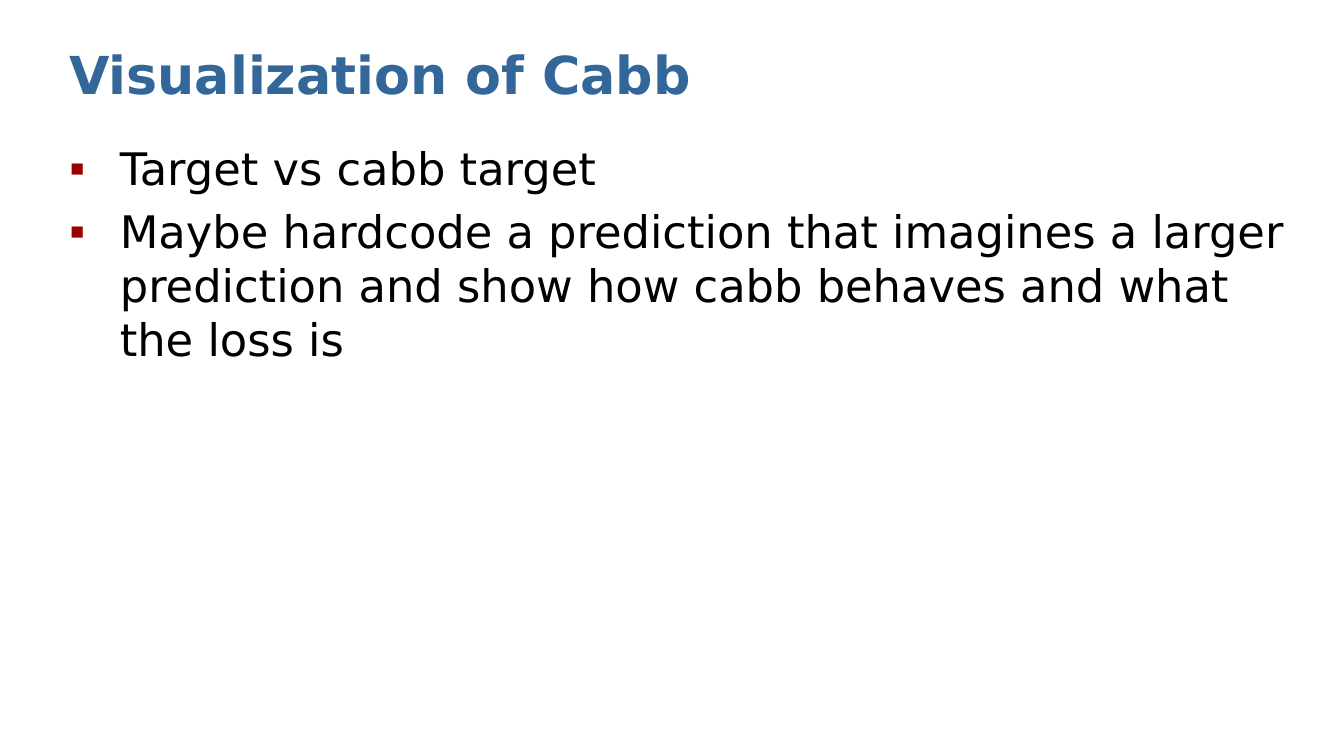
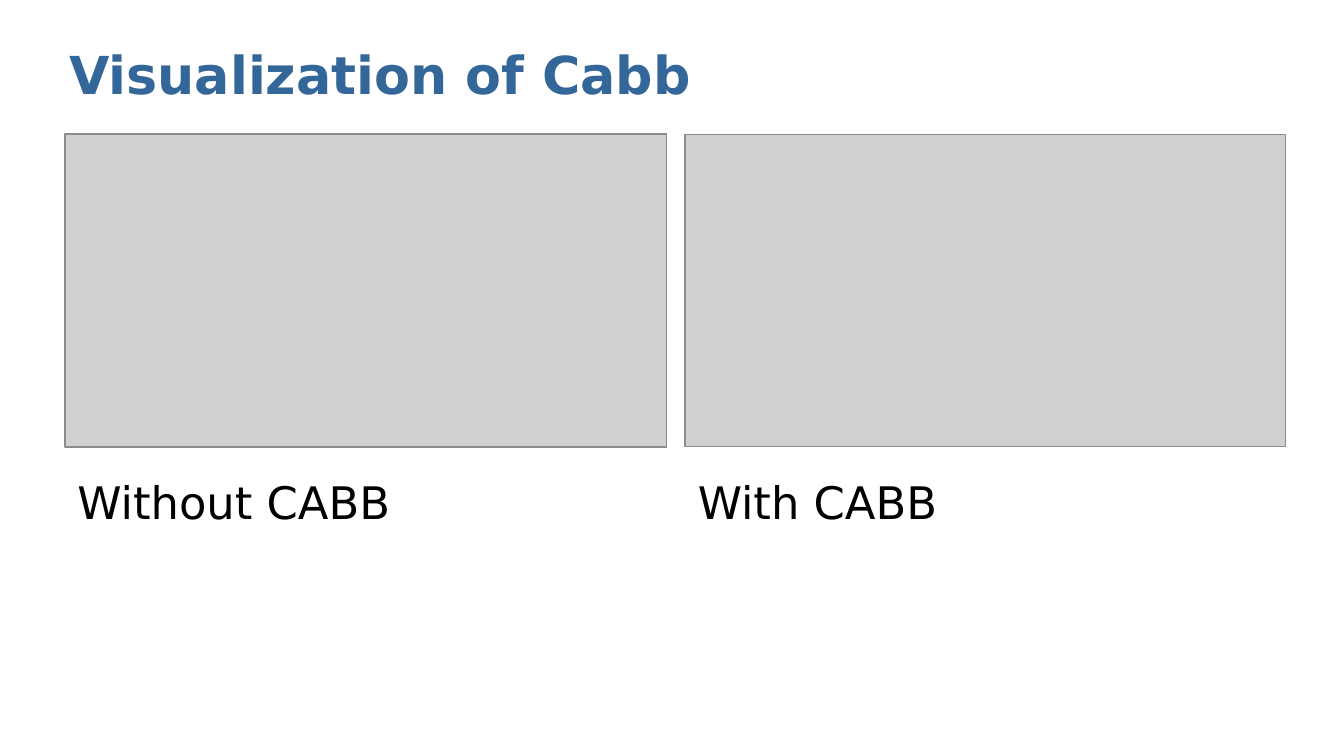
Before and after one commit to Dystron/Forked_EfficientPS, a slide deck: slide 8 of Crop-Aware Panoptic Segmentation.pptx (slide 7 before the commit). Drawn at 1344x756 pixels with LibreOffice and Linux fonts; fonts in the diff are those of the drawing; grey boxes stand for pictures. Boxes give left, top, right and bottom in pixels: in the first picture for what was removed or moved away, otherwise in the second. Text is boxed around its words. In the diff, an @@ line names an element or a change of style, - is before the commit and + after.

```diff
--- a/Crop-Aware Panoptic Segmentation.pptx
+++ b/Crop-Aware Panoptic Segmentation.pptx
@@ picture added at [65,134,667,448] @@
@@ picture added at [685,134,1286,446] @@
@@ text removed at [120,151,1284,357] @@
-▪ Target vs cabb target
-▪ Maybe hardcode a prediction that imagines a larger prediction and show how cabb behaves and what the loss is
@@ text added at [77,485,390,520], 24 pt, text #000000 @@
+Without CABB
@@ text added at [698,485,937,520], 24 pt, text #000000 @@
+With CABB
```
Also in this commit, not shown: 2 other slides changed, 4 slides added, 1 slide removed.
